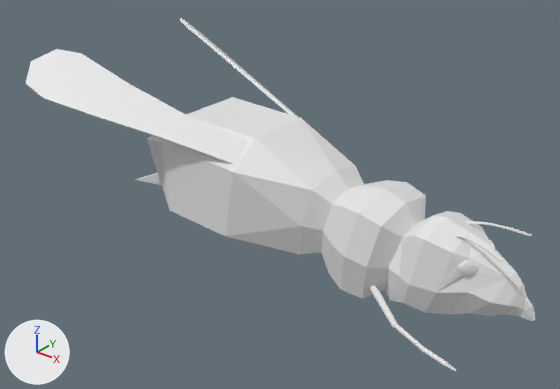
A saved change to the Blender file Blender_WorlSpace/Bee.blend.
Before and after are seen from a camera (50 mm lens) standing at (1.032, -1.394, 1.032) and looking at (-0.049, -0.044, 0.194). Arrows for +X, +Y and +Z are at lower left; the lights stay in place. The picture after the commit comes second.

The older version as bpy lines, for what is in view:
```python
me_body = bpy.data.meshes.new('Body')
me_body.from_pydata(...)  # 1387 vertices, 1274 faces; spans x -0.678..0.603, y -0.321..0.321, z 0.004..0.498
me_body.materials.append(None)
ob_body = bpy.data.objects.new('Body', me_body)
ob_body.location = (0.0, 0.0, 0.0)
```
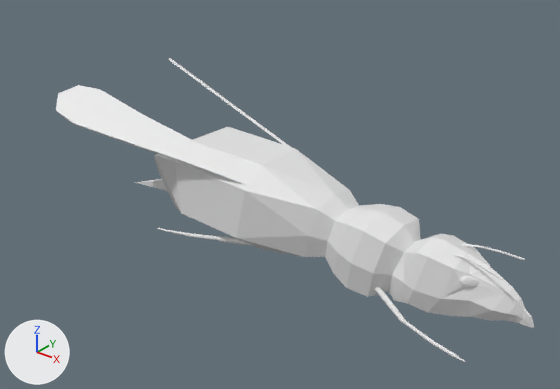
What differs and where, as boxes (x1, y1, x2, y2) in the pictures (560 x 389 px):
'Body', reshaped, rescaled (6% narrower, 14% shorter)
    before: (26, 18, 535, 371)
    after: (56, 58, 534, 362)
part 1 of me_body, added
    after: (157, 228, 253, 246)

The change, as a list of edits to the scene's bpy script:
```text
Change me_body:
    used by ob_body; location = (0.0, 0.0, 0.0)
    remove me_body.from_pydata(...)  # 1387 vertices, 1274 faces; spans x -0.678..0.603, y -0.321..0.321, z 0.004..0.498
    add me_body.from_pydata(...)  # 1904 vertices, 1726 faces; spans x -0.678..0.603, y -0.321..0.321, z 0.004..0.498
    me_body part 1: 517 vertices added at x -0.395..-0.104, y -0.196..0.196, z 0.032..0.069
Change ob_body:
    ob_body.scale: (1.0, 1.0, 1.0) -> (1.0, 0.755, 0.779)
```
